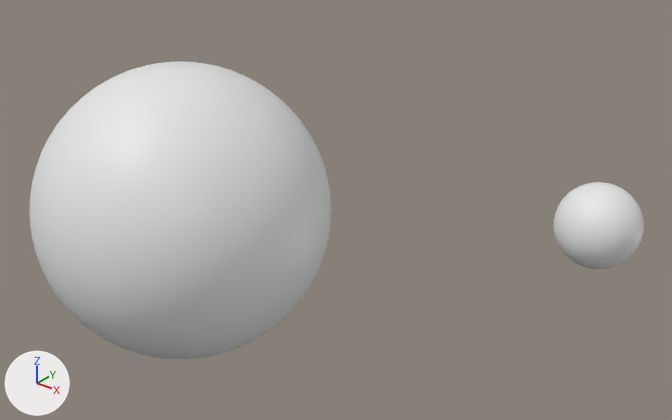
The OBJ model assets/lunaria.obj as it was, and as the next commit left it.
Before and after are seen from a 50 mm camera at (4.37, -3.81, 2.77) aimed at (1.13, 0.24, 0.26). The axes (+X, +Y, +Z) are drawn at lower left. The lights are the same throughout. The picture after the commit comes second. Where no turn or scale is listed for an object, it has been applied to the vertices.

In view in the first picture: 'lunaria'.
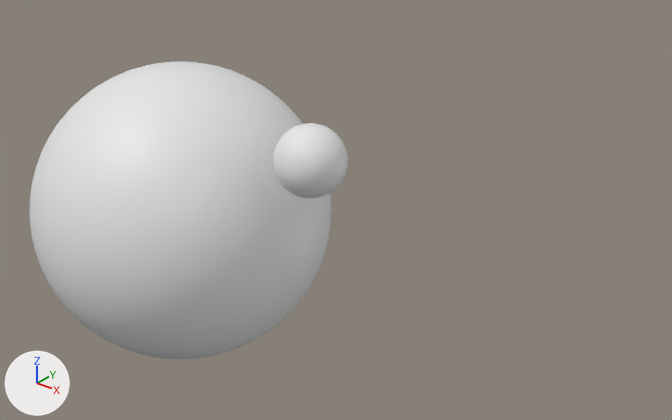
Pixel boxes [x1, y1, x2, y2] of what changed, in the pictures (672 x 420 px; the box of a moved part takes in the faces that stretch with it):
'lunaria', reshaped (48% narrower): before [29, 61, 644, 359]; after [29, 61, 348, 359]
part 1 of me_lunaria, moved or reshaped: before [553, 182, 644, 269]; after [273, 123, 348, 198]

Edits to the bpy script that builds the scene:
```text
Change me_lunaria:
    used by ob_lunaria; location = (0.0, 0.0, 0.0)
    remove me_lunaria.from_pydata(...)  # 2748 vertices, 5488 faces; spans x -1.0..3.06, y -1.0..1.0, z -1.0..1.0
    add me_lunaria.from_pydata(...)  # 2748 vertices, 5488 faces; spans x -1.0..1.46, y -1.0..1.0, z -1.0..1.0
    me_lunaria part 1: the loose piece of 762 vertices spanning x 2.64..3.06, y -0.1..0.32, z 0.53..0.95 is moved by (-1.6, -0.25, 0.0)
```
